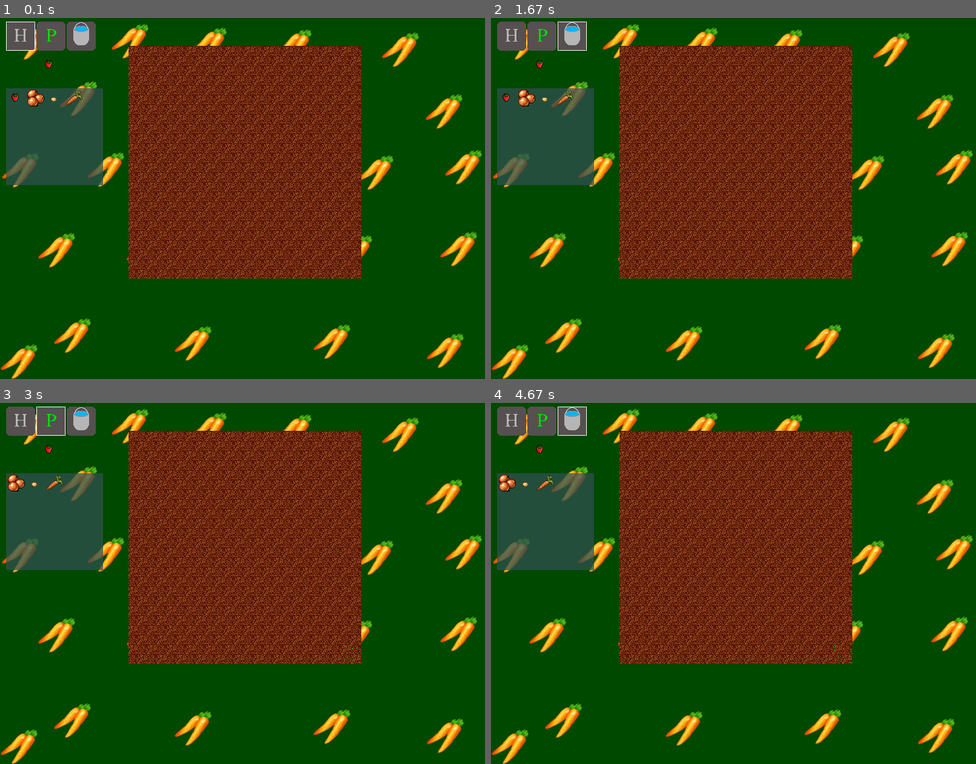
Above: before the commit, frames 1-4 (two rows, left to right).
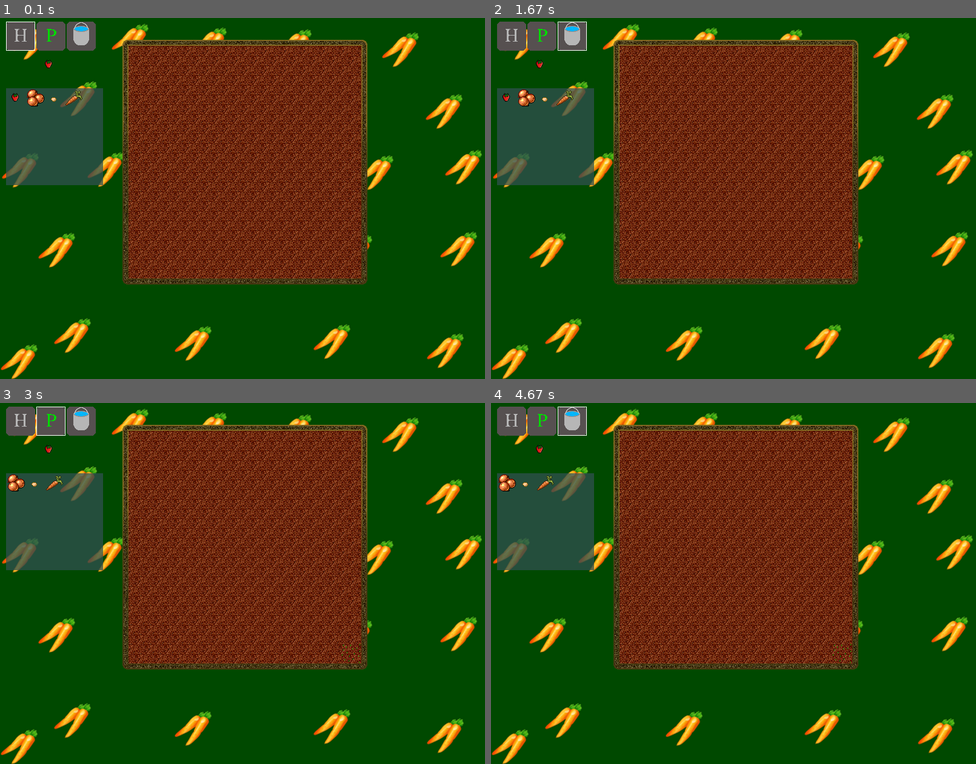
Above: after the commit, the same moments.

Repository: orneo1212/PythonFarmGame
Game: pygame game, started from pyFarmGame.py
Two runs of this game, one before a commit and one after it. Both use one fixed random seed, a clock stepped at 60 frames per second and the inputs below. The source is Python 2; it was converted automatically to run under Python 3.
Inputs (mouse positions are in pixels of both pictures, inside the frame that each line leads up to):
- Up to frame 1 (0.1 s): no input
- Up to frame 2 (1.67 s): click (733, 198) at 0.38 s; tap 3 at 0.67, 1.33 s; tap 1 at 1 s
- Up to frame 3 (3 s): click (48, 421) at 2.22 s; click (426, 720) at 2.55 s; click (174, 507) at 2.88 s
- Up to frame 4 (4.67 s): click (903, 677) at 3.22 s; click (578, 619) at 3.55 s; click (903, 652) at 3.88 s; click (592, 511) at 4.22 s; tap 3 at 4.57 s

The runs differ from the first frame. In frame 1, 3.3% of the frame differs, in the area x 25-76%, y 6-74%; in frame 2, 3.3%; in frame 3, 3.3%; in frame 4, 3.3%.

Commit message:
new frame image

Diff:
--- a/pyFarmGame.py
+++ b/pyFarmGame.py
@@ -118,9 +118,21 @@
         group=self.groups[0]
         group.empty()
 
+        #background
         sprite=pygame.sprite.Sprite()
         sprite.image=self.images.loadimage('background')
         sprite.rect=(0,0, 800,600)
+        group.add(sprite)
+
+        #frame
+        sprite=pygame.sprite.Sprite()
+        sprite.image=self.images.loadimage('frame')
+        sprite.rect=(
+            self.farmoffset[0]-30,
+            self.farmoffset[1]-30,
+            800,
+            600
+            )
         group.add(sprite)
 
         for y in range(12):
Binary file changed: images/frame.png
